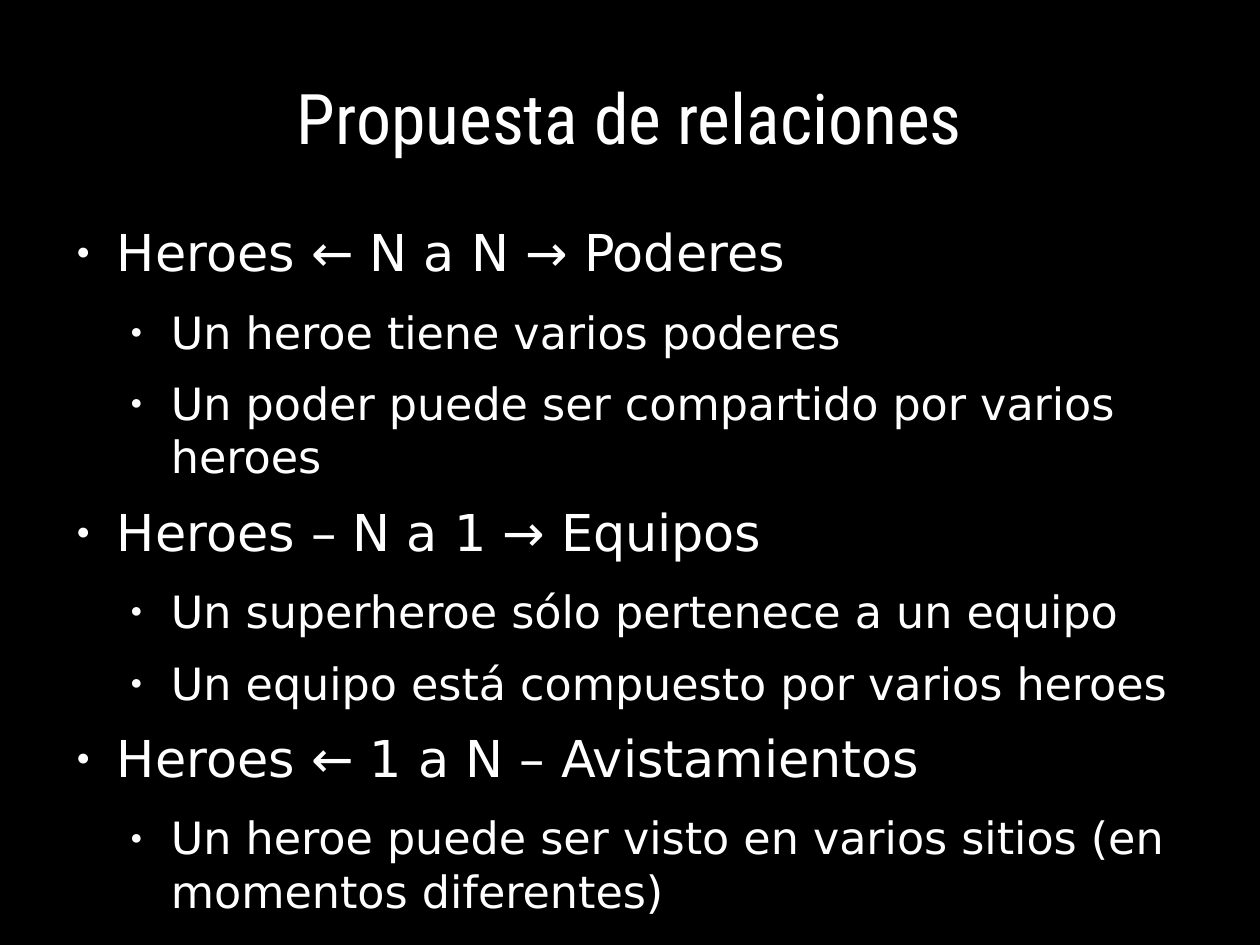
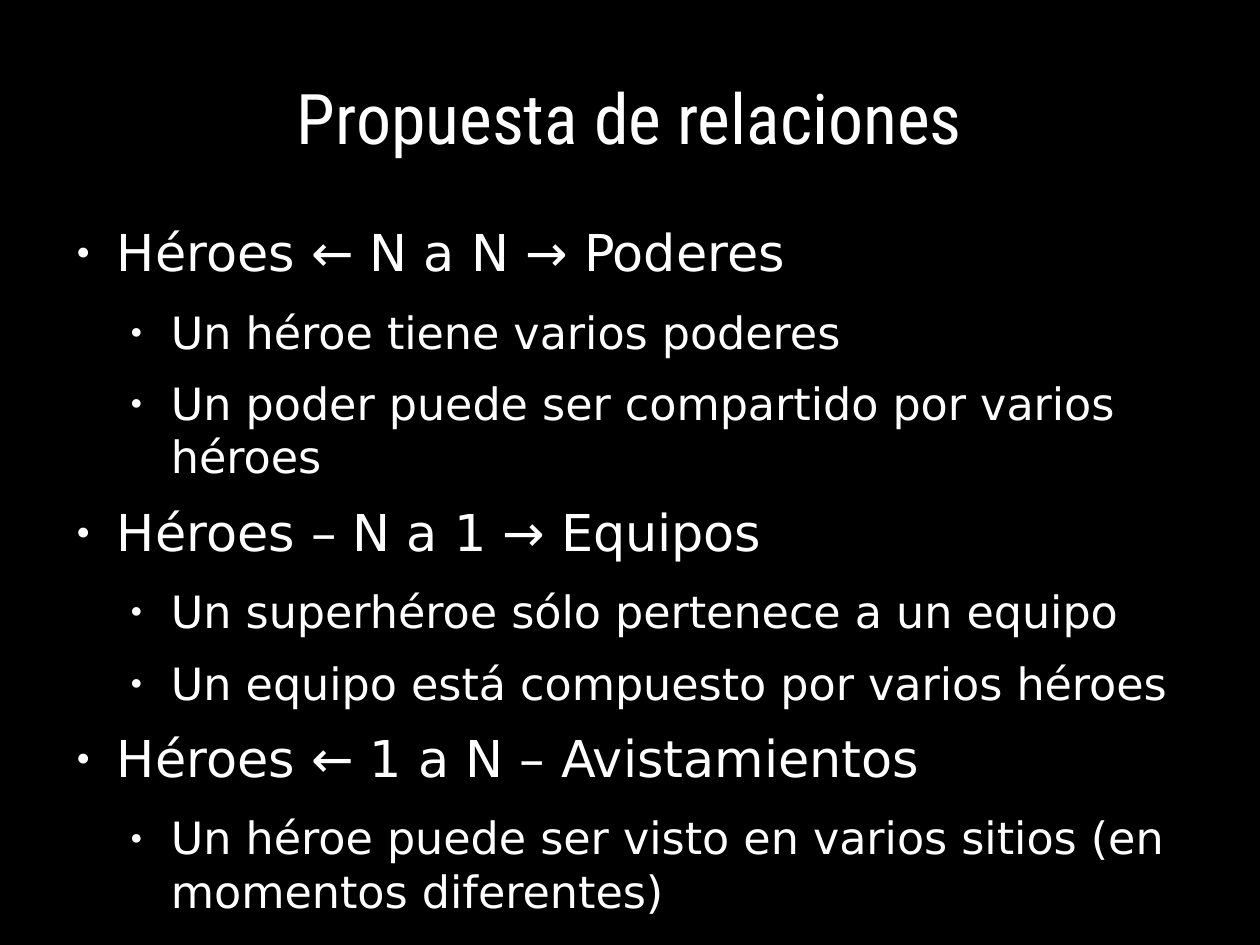
Before and after one commit to euribates/curso-django, a slide deck: slide 37 of presentacion/curso_django.odp (slide 36 before the commit). Drawn at 1260x945 pixels with LibreOffice and Linux fonts; fonts in the diff are those of the drawing. Boxes give left, top, right and bottom in pixels: in the first picture for what was removed or moved away, otherwise in the second. Text is boxed around its words. In the diff, an @@ line names an element or a change of style, - is before the commit and + after.

```diff
--- a/presentacion/curso_django.odp
+++ b/presentacion/curso_django.odp
@@ text at [117,230,1167,864]: text changed @@
-● Heroes ← N a N → Poderes
-  ● Un heroe tiene varios poderes
-  ● Un poder puede ser compartido por varios heroes
-● Heroes – N a 1 → Equipos
-  ● Un superheroe sólo pertenece a un equipo
-  ● Un equipo está compuesto por varios heroes
-● Heroes ← 1 a N – Avistamientos
-  ● Un heroe puede ser visto en varios sitios (en momentos diferentes)
+● Héroes ← N a N → Poderes
+  ● Un héroe tiene varios poderes
+  ● Un poder puede ser compartido por varios héroes
+● Héroes – N a 1 → Equipos
+  ● Un superhéroe sólo pertenece a un equipo
+  ● Un equipo está compuesto por varios héroes
+● Héroes ← 1 a N – Avistamientos
+  ● Un héroe puede ser visto en varios sitios (en momentos diferentes)
```
Also in this commit, not shown: 61 other slides changed, 4 slides added, 1 other file.
